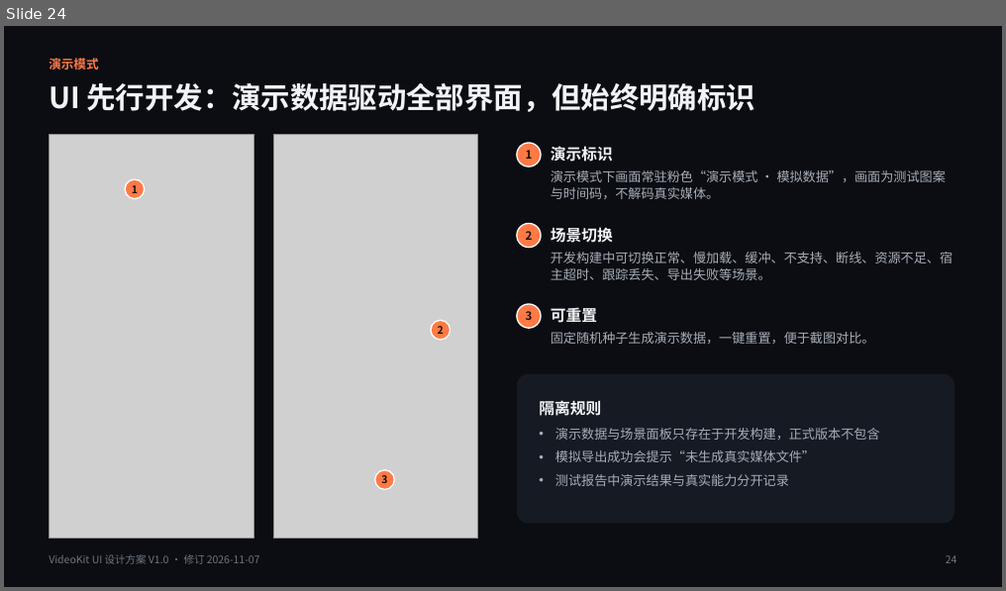
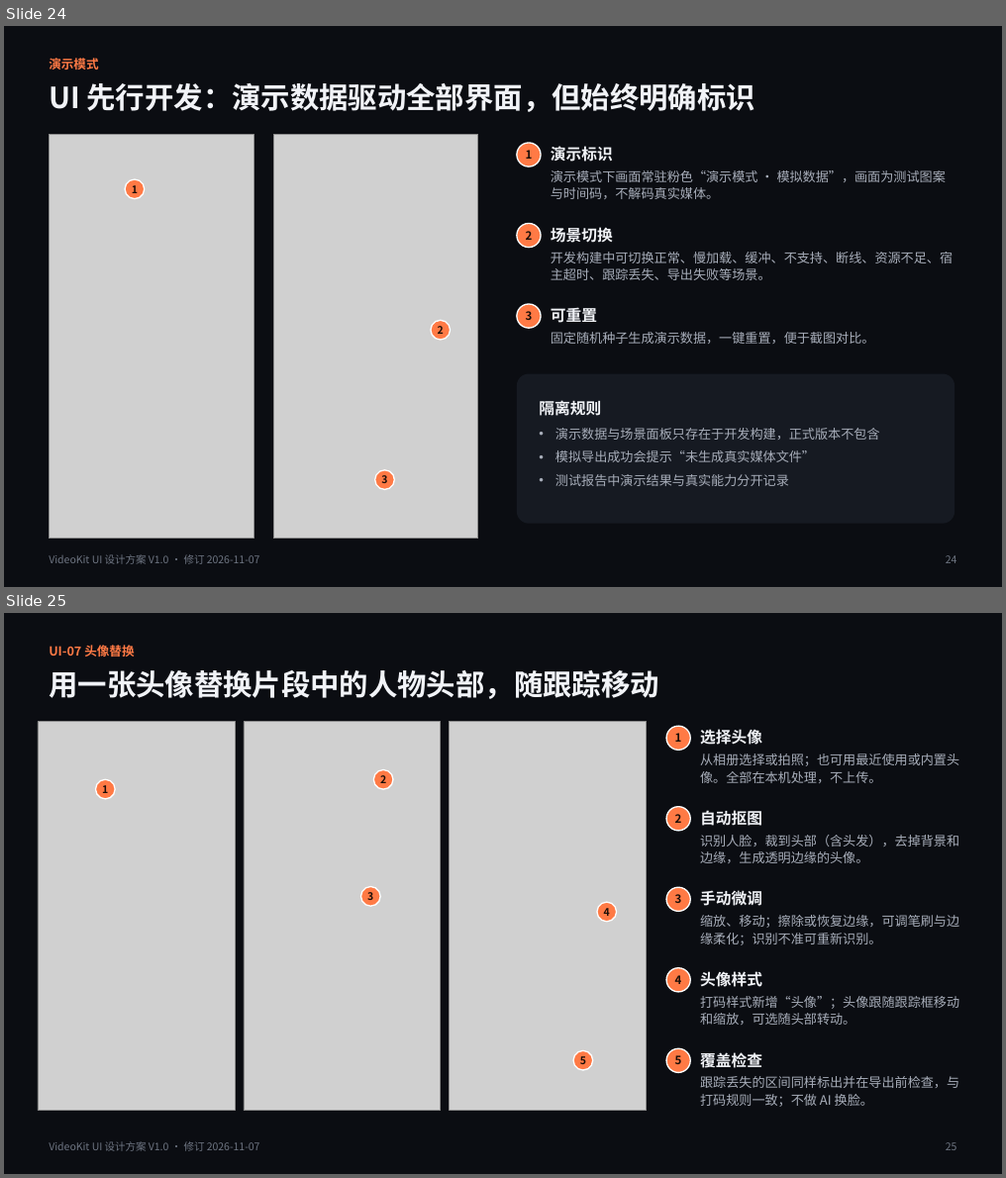
Before and after one commit to bennyliaa/VideoKit, a slide deck: docs/requirement/VideoKit_UI_Design_V1.0.pptx. Shown one above the other, each under a label of ours: slide 24 before the commit, slides 24 and 25 after it. The pictures are 1006x591 and 1006x1178 pixels, drawn with LibreOffice and Linux fonts; fonts in the diff are those of the drawing; grey boxes stand for pictures. Boxes give left, top, right and bottom in pixels: in the first picture for what was removed or moved away, otherwise in the second. Text is boxed around its words. In the diff, an @@ line names an element or a change of style, - is before the commit and + after.

```diff
--- a/docs/requirement/VideoKit_UI_Design_V1.0.pptx
+++ b/docs/requirement/VideoKit_UI_Design_V1.0.pptx
@@ slide 25 added at (4, 613, 1002, 1174), background #0B0D12 @@
@@ text added at (49, 645, 134, 657), 12 pt, text #FF7A45, bold @@
+UI-07 头像替换
@@ text added at (49, 670, 659, 699), 28 pt, text #F1F3F7, bold @@
+用一张头像替换片段中的人物头部，随跟踪移动
@@ picture added at (38, 722, 235, 1111) @@
@@ picture added at (244, 722, 441, 1111) @@
@@ picture added at (450, 722, 647, 1111) @@
@@ ellipse added at (666, 726, 690, 750), fill #FF7A45, outline #FFFFFF 1.25 pt, 11 pt, text #1A0E08, bold @@
+1
@@ text added at (700, 729, 762, 745), 15 pt, text #F1F3F7, bold @@
+选择头像
@@ text added at (700, 754, 959, 783), 12.5 pt, text #A7ADB9 @@
+从相册选择或拍照；也可用最近使用或内置头像。全部在本机处理，不上传。
@@ ellipse added at (95, 780, 115, 799), fill #FF7A45, outline #FFFFFF 1.25 pt, 10 pt, text #1A0E08, bold @@
+1
@@ ellipse added at (374, 770, 393, 789), fill #FF7A45, outline #FFFFFF 1.25 pt, 10 pt, text #1A0E08, bold @@
+2
@@ ellipse added at (666, 807, 690, 831), fill #FF7A45, outline #FFFFFF 1.25 pt, 11 pt, text #1A0E08, bold @@
+2
@@ text added at (700, 810, 762, 826), 15 pt, text #F1F3F7, bold @@
+自动抠图
@@ text added at (700, 835, 959, 863), 12.5 pt, text #A7ADB9 @@
+识别人脸，裁到头部（含头发），去掉背景和边缘，生成透明边缘的头像。
@@ ellipse added at (361, 887, 380, 906), fill #FF7A45, outline #FFFFFF 1.25 pt, 10 pt, text #1A0E08, bold @@
+3
@@ ellipse added at (597, 902, 617, 922), fill #FF7A45, outline #FFFFFF 1.25 pt, 10 pt, text #1A0E08, bold @@
+4
@@ ellipse added at (666, 888, 690, 912), fill #FF7A45, outline #FFFFFF 1.25 pt, 11 pt, text #1A0E08, bold @@
+3
@@ text added at (700, 890, 762, 906), 15 pt, text #F1F3F7, bold @@
+手动微调
@@ text added at (700, 915, 959, 946), 12.5 pt, text #A7ADB9 @@
+缩放、移动；擦除或恢复边缘，可调笔刷与边缘柔化；识别不准可重新识别。
@@ ellipse added at (666, 968, 690, 992), fill #FF7A45, outline #FFFFFF 1.25 pt, 11 pt, text #1A0E08, bold @@
+4
@@ text added at (700, 971, 762, 987), 15 pt, text #F1F3F7, bold @@
+头像样式
@@ text added at (700, 996, 959, 1025), 12.5 pt, text #A7ADB9 @@
+打码样式新增“头像”；头像跟随跟踪框移动和缩放，可选随头部转动。
@@ ellipse added at (573, 1051, 593, 1070), fill #FF7A45, outline #FFFFFF 1.25 pt, 10 pt, text #1A0E08, bold @@
+5
@@ ellipse added at (666, 1049, 690, 1072), fill #FF7A45, outline #FFFFFF 1.25 pt, 11 pt, text #1A0E08, bold @@
+5
@@ text added at (700, 1053, 762, 1068), 15 pt, text #F1F3F7, bold @@
+覆盖检查
@@ text added at (700, 1076, 959, 1107), 12.5 pt, text #A7ADB9 @@
+跟踪丢失的区间同样标出并在导出前检查，与打码规则一致；不做 AI 换脸。
@@ text added at (49, 1142, 260, 1152), 10 pt, text #6E7582 @@
+VideoKit UI 设计方案 V1.0 · 修订 2026-11-07
@@ text added at (945, 1143, 957, 1151), 10 pt, text #6E7582 @@
+25
```
Also in this commit, not shown: 1 slide changed.
